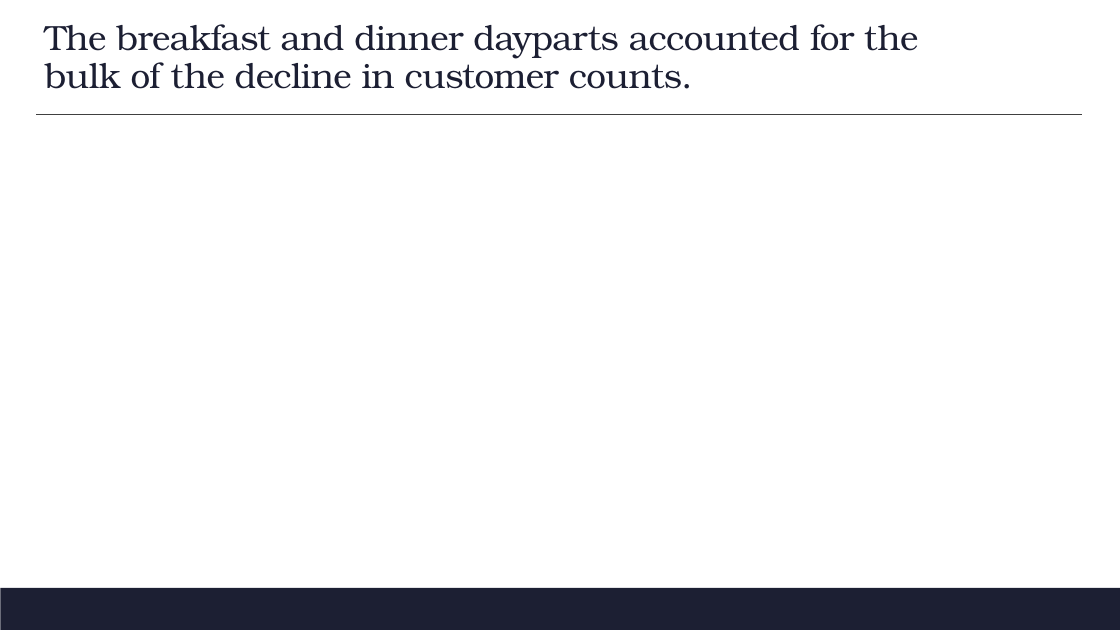
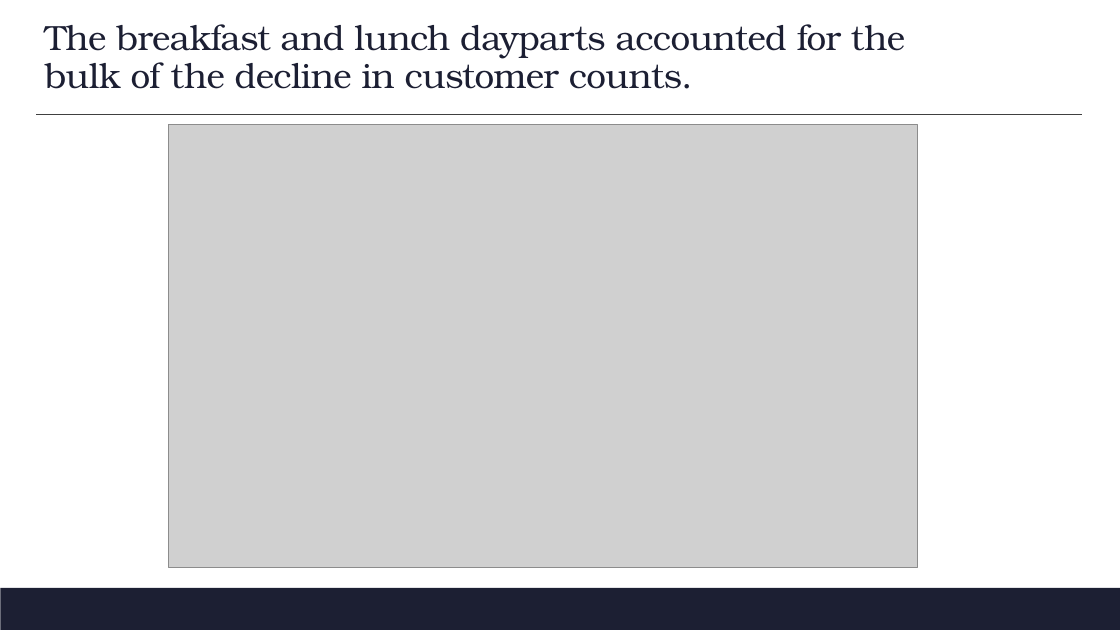
Before and after one commit to dkent287/Restaurant-Pricing, a slide deck: slide 7 of FDRC Deck.pptx (slide 8 before the commit). Drawn at 1120x630 pixels with LibreOffice and Linux fonts; fonts in the diff are those of the drawing; grey boxes stand for pictures; background and template pictures are left out. Boxes give left, top, right and bottom in pixels: in the first picture for what was removed or moved away, otherwise in the second. Text is boxed around its words. In the diff, an @@ line names an element or a change of style, - is before the commit and + after.

```diff
--- a/FDRC Deck.pptx
+++ b/FDRC Deck.pptx
@@ title at <box>45,24,905,89</box>: text changed @@
-The breakfast and dinner dayparts accounted for the bulk of the decline in customer counts.
+The breakfast and lunch dayparts accounted for the bulk of the decline in customer counts.
@@ picture added at <box>168,124,918,567</box> @@
```
Also in this commit, not shown: 11 other slides changed, 9 slides added, 6 slides removed, 2 other files.
